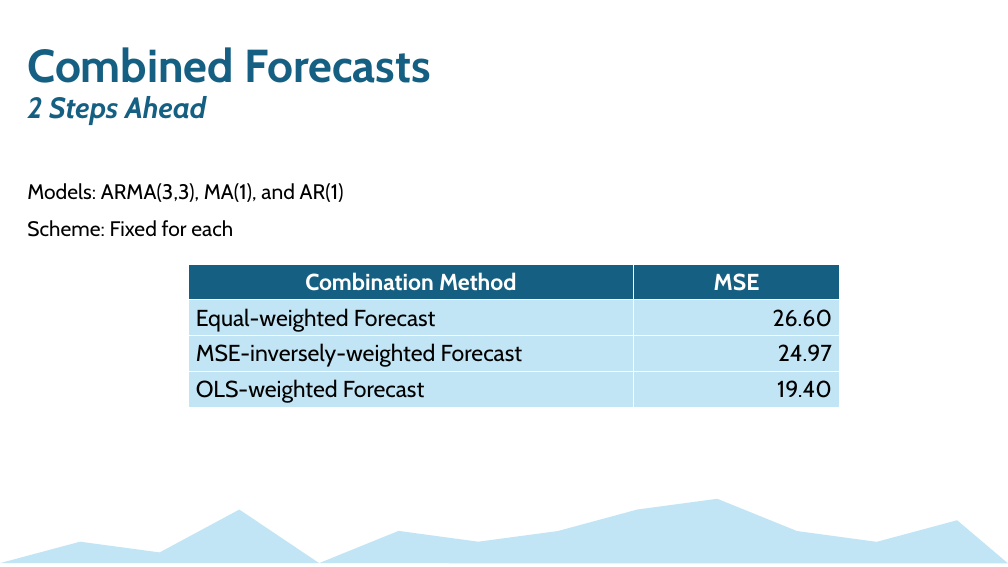
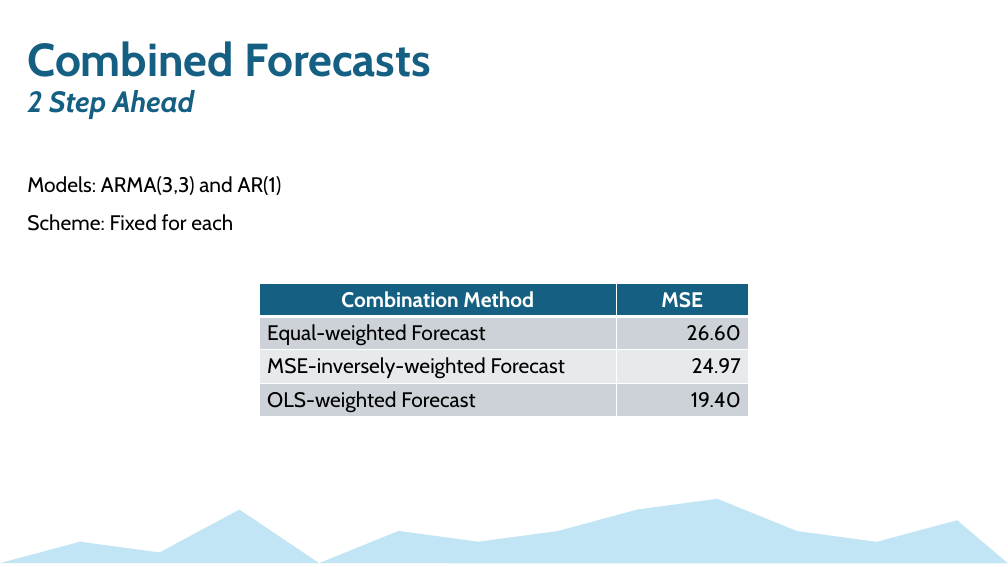
Before and after one commit to mckenzie-maidl/data5305-traffic-predictions, a slide deck: slide 17 of Presentations/Forecasting_ECON 5305_Final Presentation.pptx (slide 19 before the commit). Drawn at 1008x567 pixels with LibreOffice and Linux fonts; fonts in the diff are those of the drawing. Boxes give left, top, right and bottom in pixels: in the first picture for what was removed or moved away, otherwise in the second. Text is boxed around its words. In the diff, an @@ line names an element or a change of style, - is before the commit and + after.

```diff
--- a/Presentations/Forecasting_ECON 5305_Final Presentation.pptx
+++ b/Presentations/Forecasting_ECON 5305_Final Presentation.pptx
@@ text at [27,90,282,195]: text changed @@
-2 Steps Ahead
-Models: ARMA(3,3), MA(1), and AR(1)
+2 Step Ahead
+Models: ARMA(3,3) and AR(1)
@@ table at [259,284,748,417] @@
@@ fill #C1E5F5 to #CCD2D8 in 4 cells @@
@@ fill #C1E5F5 to #E8EAED in row 3 @@
@@ size 22 to 20 pt @@
@@ borders changed @@
@@ table: place and size @@
-table at [188,265,839,407]
+table at [259,284,748,417]
```
Also in this commit, not shown: 12 other slides changed, 1 slide added, 3 slides removed, 1 other file.
